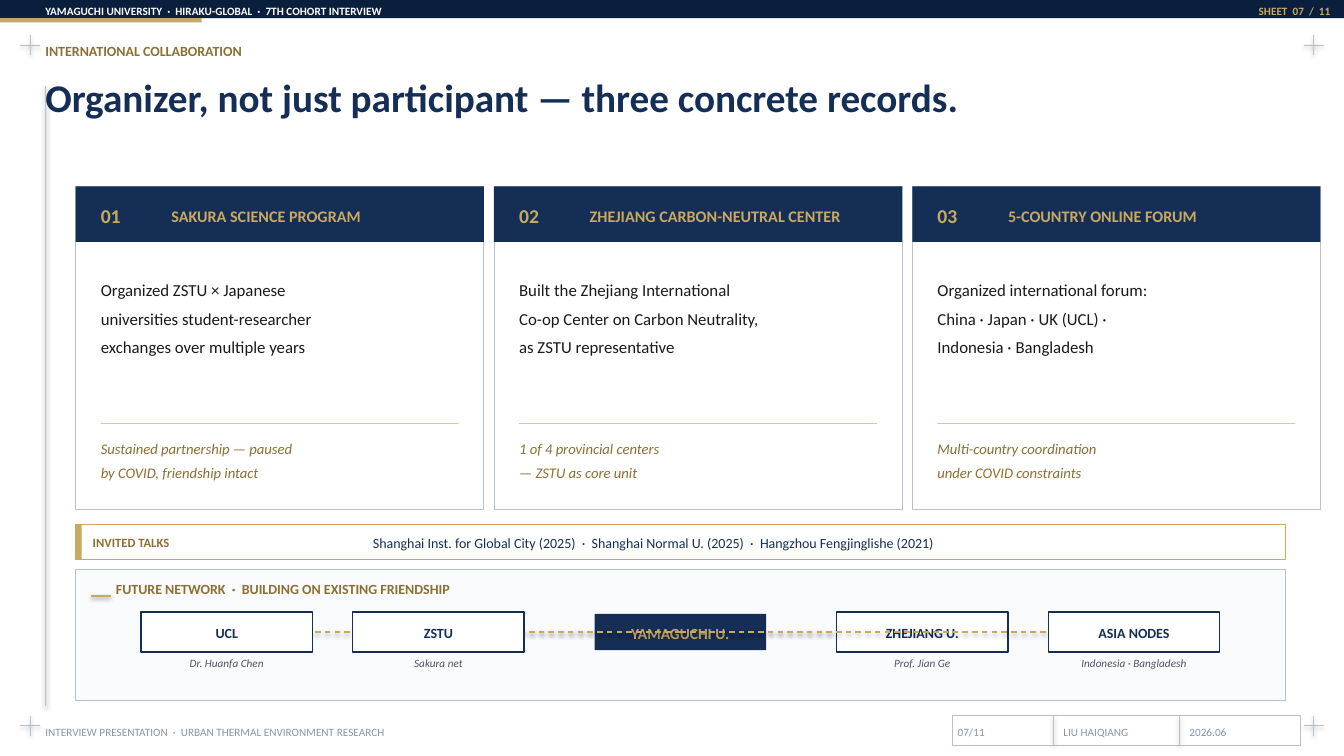
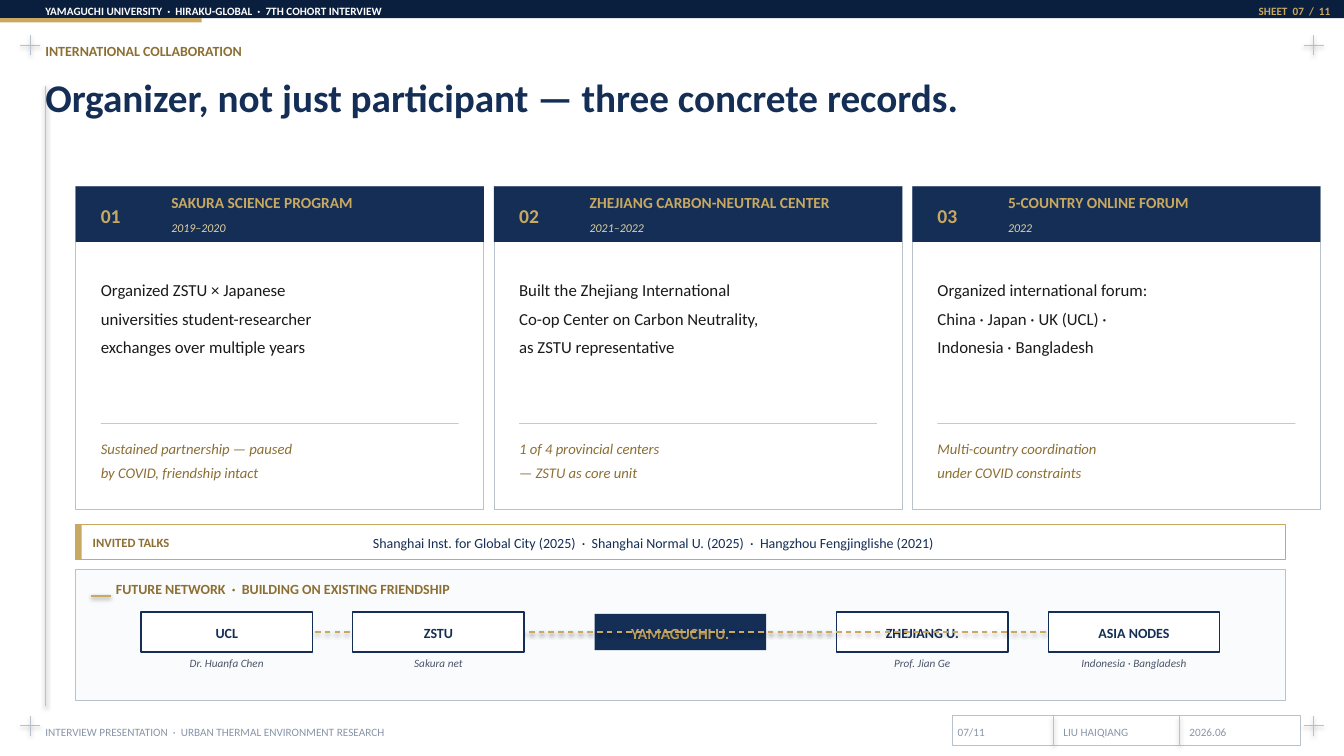
Before and after one commit to dasjkdhas/academic-research-skills, a slide deck: slide 7 of interview_materials/HIRAKU_Global_Interview_Liu.pptx. Drawn at 1344x756 pixels with LibreOffice and Linux fonts; fonts in the diff are those of the drawing. Boxes give left, top, right and bottom in pixels: in the first picture for what was removed or moved away, otherwise in the second. Text is boxed around its words. In the diff, an @@ line names an element or a change of style, - is before the commit and + after.

```diff
--- a/interview_materials/HIRAKU_Global_Interview_Liu.pptx
+++ b/interview_materials/HIRAKU_Global_Interview_Liu.pptx
@@ size 11.5 to 11 pt; vertical alignment middle to top in 3 elements at <box>171,198,353,208</box>, <box>590,198,830,208</box>, <box>1008,198,1188,208</box> @@
@@ text added at <box>171,224,225,232</box>, 8.5 pt, text #E4D29D, italic @@
+2019–2020
@@ text added at <box>590,224,644,232</box>, 8.5 pt, text #E4D29D, italic @@
+2021–2022
@@ text added at <box>1008,224,1032,232</box>, 8.5 pt, text #E4D29D, italic @@
+2022
```
Also in this commit, not shown: 5 other slides changed, 1 other file.
